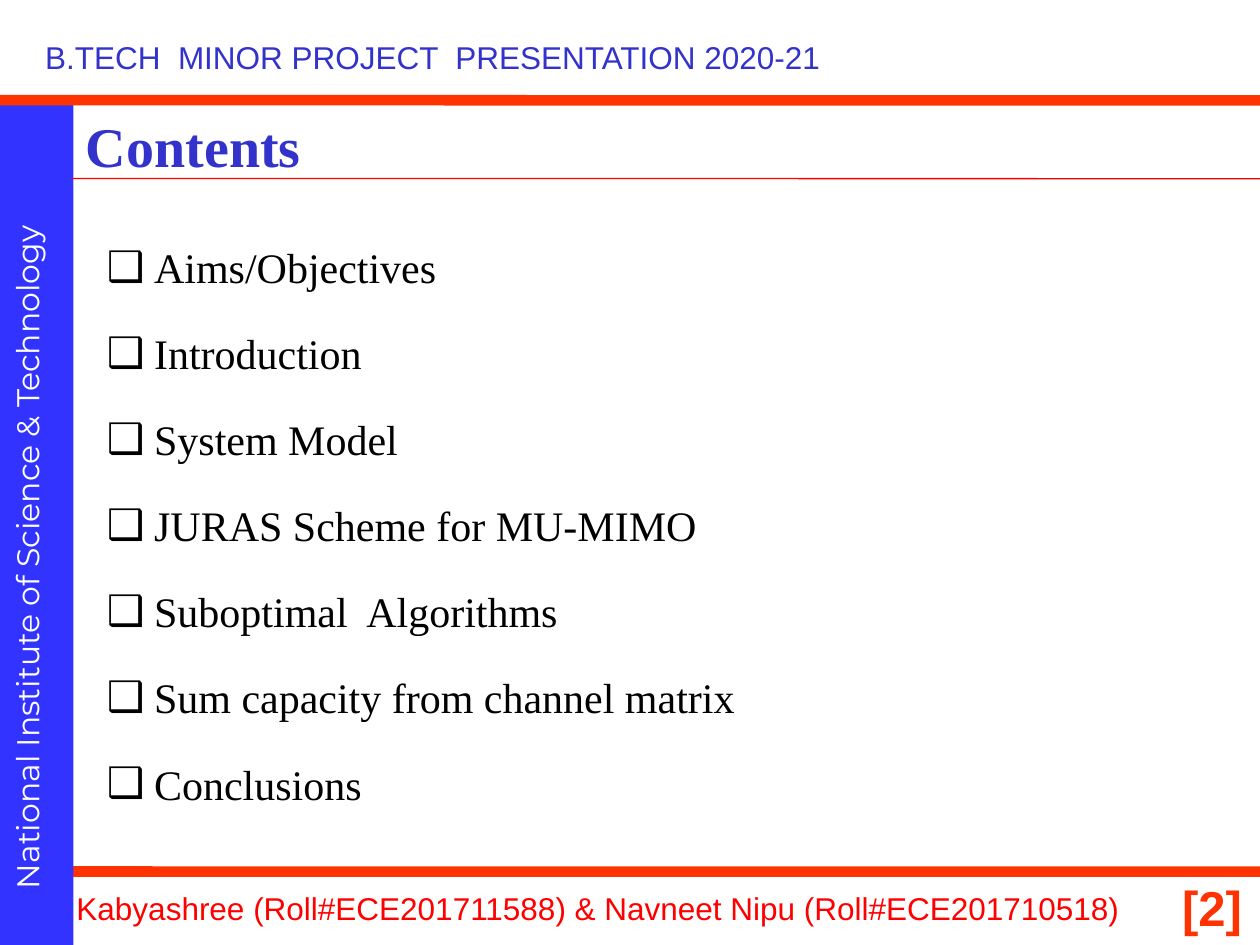
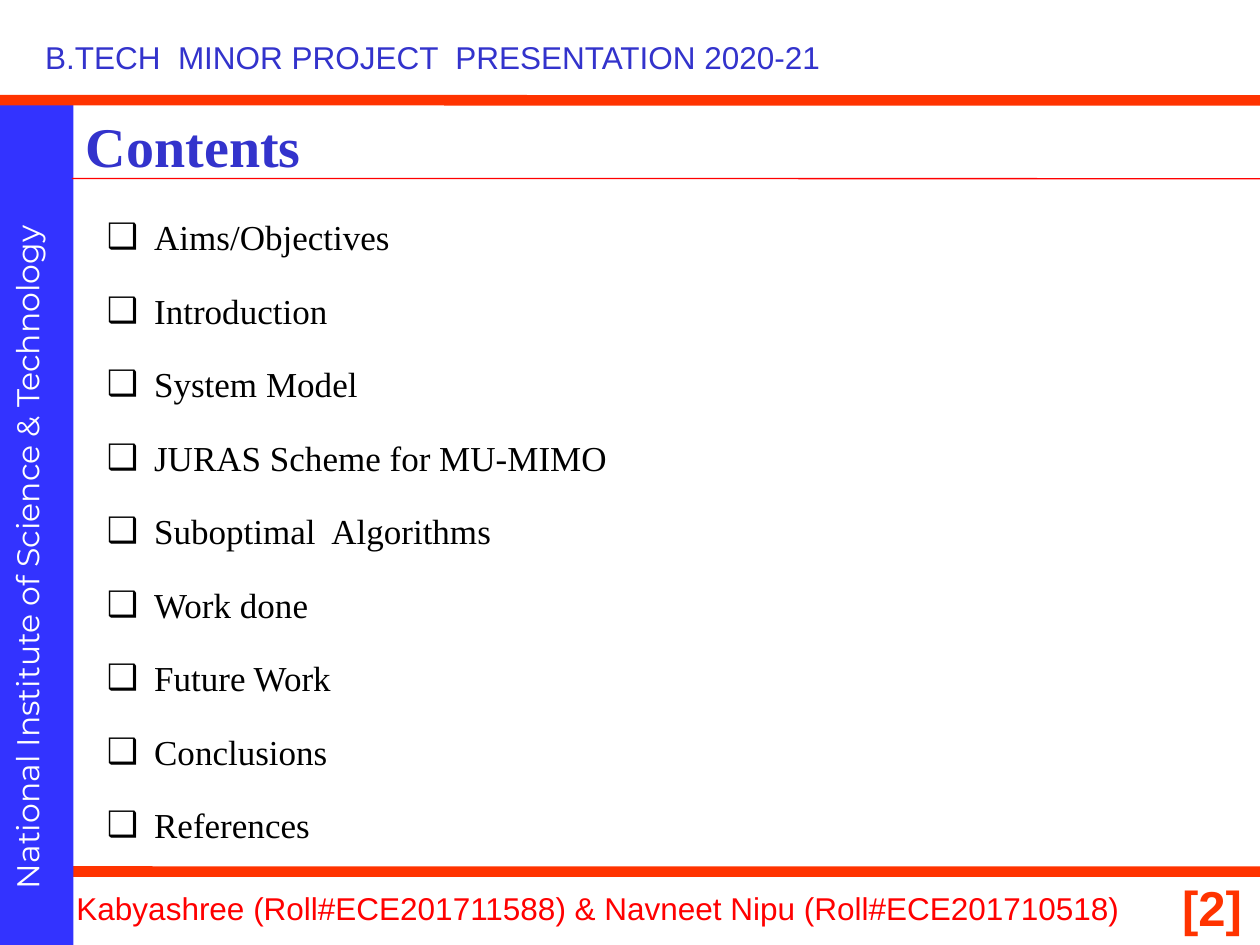
Before and after one commit to navneetnipu/btech_project, a slide deck: slide 2 of minor ppt (2) (2).pptx. Drawn at 1260x945 pixels with LibreOffice and Linux fonts; fonts in the diff are those of the drawing; background and template pictures are left out. Boxes give left, top, right and bottom in pixels: in the first picture for what was removed or moved away, otherwise in the second. Text is boxed around its words. In the diff, an @@ line names an element or a change of style, - is before the commit and + after.

```diff
--- a/minor ppt (2) (2).pptx
+++ b/minor ppt (2) (2).pptx
@@ text "Aims/Objectives": place and size @@
-text "Aims/Objectives" at (154,254,735,801)
+text "Aims/Objectives" at (154,225,606,839)
@@ text at (154,225,606,766): size 24 to 20 pt in "Aims/Objectives", "Introduction", "System Model", "JURAS Scheme for MU-MIMO" and 2 more places @@
@@ text at (154,593,331,692): text changed; size 24 to 20 pt @@
-❑ Sum capacity from channel matrix
+❑ Work done
+❑ Future Work
@@ text at (154,813,310,839): paragraph added @@
+❑ References
```
Also in this commit, not shown: 13 other slides changed, 12 slides added, 4 slides removed, 2 other files.
